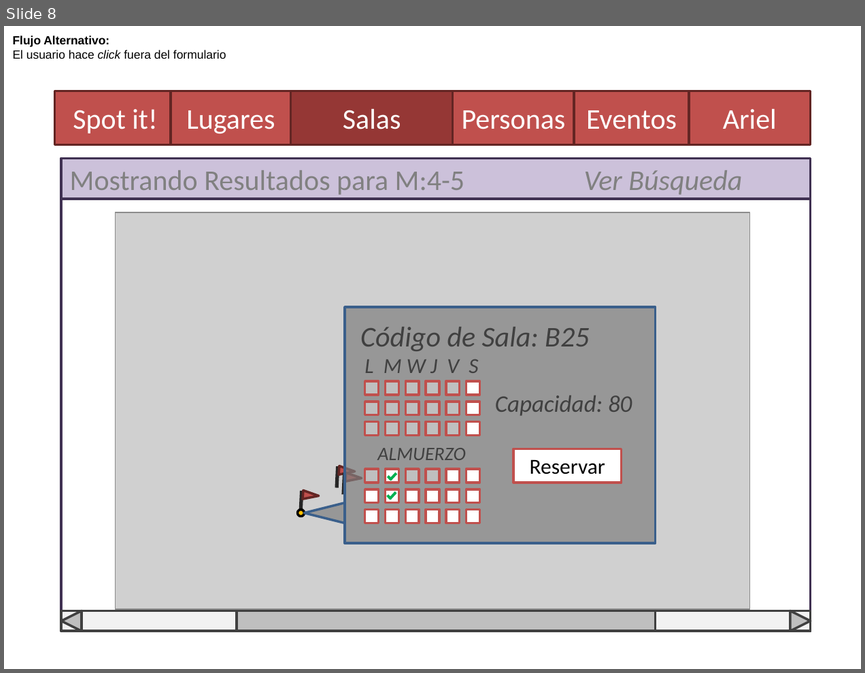
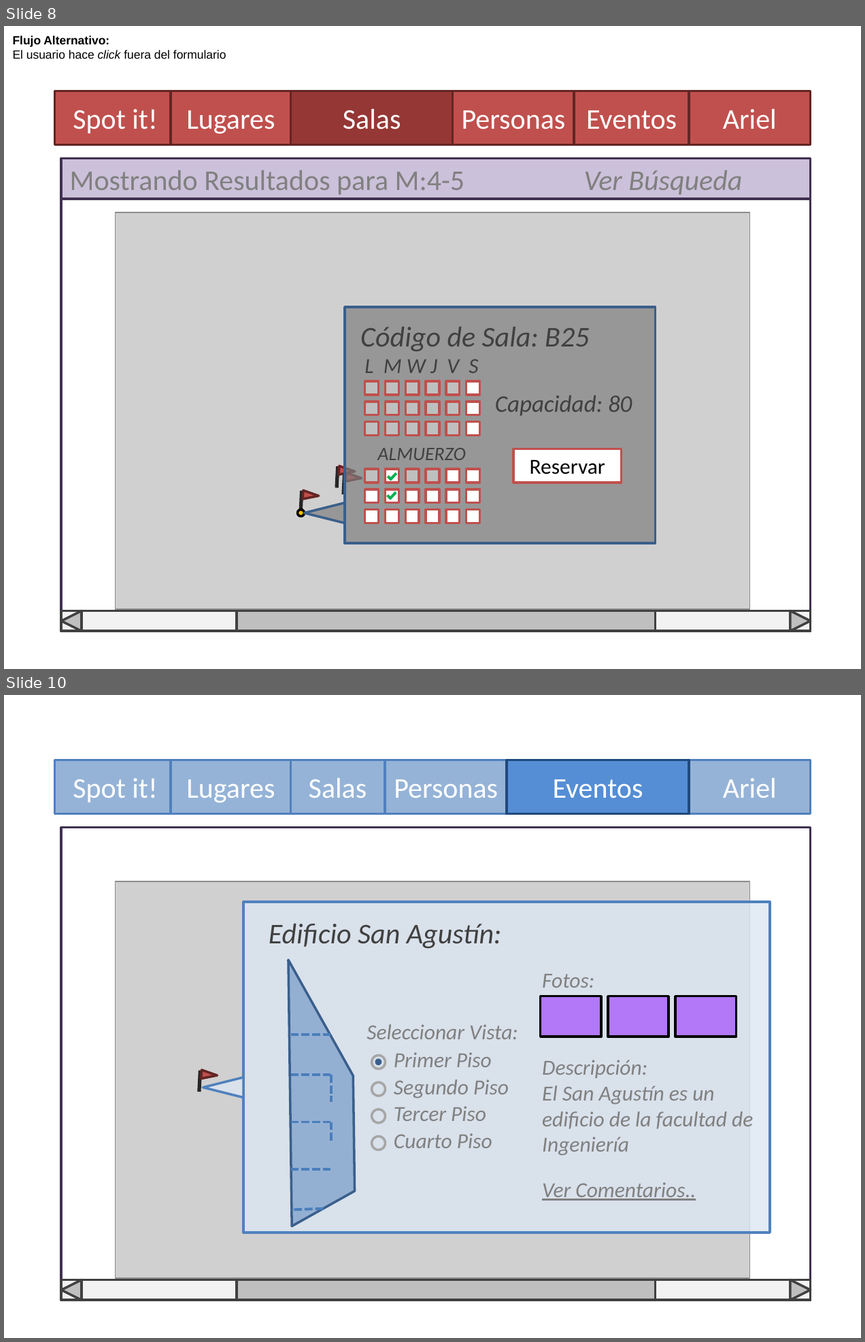
Before and after one commit to Ariel-Perez/Spot-It, a slide deck: Diseño/Spot it - Boceto de Interfaz.pptx. Shown one above the other, each under a label of ours: slide 8 before the commit, slides 8 and 10 after it; the slides between them are not shown. The pictures are 865x673 and 865x1342 pixels, drawn with LibreOffice and Linux fonts; fonts in the diff are those of the drawing; grey boxes stand for pictures. Boxes give left, top, right and bottom in pixels: in the first picture for what was removed or moved away, otherwise in the second. Text is boxed around its words. In the diff, an @@ line names an element or a change of style, - is before the commit and + after.

```diff
--- a/Diseño/Spot it - Boceto de Interfaz.pptx
+++ b/Diseño/Spot it - Boceto de Interfaz.pptx
@@ slide 10 added at <box>4,695,861,1338</box>, background #FFFFFF @@
@@ rectangle added at <box>54,760,176,814</box>, fill #95B3D7, outline #4F81BD 2 pt, 24 pt, text #FFFFFF @@
+Spot it!
@@ rectangle added at <box>61,760,810,813</box>, fill #FFFFFF, outline #4F81BD 2 pt @@
@@ rectangle added at <box>171,760,291,814</box>, fill #95B3D7, outline #4F81BD 2 pt, 24 pt, text #FFFFFF @@
+Lugares
@@ rectangle added at <box>291,760,384,814</box>, fill #95B3D7, outline #4F81BD 2 pt, 24 pt, text #FFFFFF @@
+Salas
@@ rectangle added at <box>385,760,507,814</box>, fill #95B3D7, outline #4F81BD 2 pt, 24 pt, text #FFFFFF @@
+Personas
@@ rectangle added at <box>507,760,689,814</box>, fill #558ED5, outline #1F497D 2 pt, 24 pt, text #FFFFFF @@
+Eventos
@@ rectangle added at <box>689,760,810,814</box>, fill #95B3D7, outline #4F81BD 2 pt, 24 pt, text #FFFFFF @@
+Ariel
@@ rectangle added at <box>61,828,810,1300</box>, fill #FFFFFF, outline #403152 2 pt, 44 pt, text #000000 @@
+MAPA
@@ picture added at <box>116,882,749,1278</box> @@
@@ line added from (201, 1070) to (199, 1091), #262626 3 pt @@
@@ triangle added at <box>201,1070,217,1079</box>, fill #C0504D, outline #632523 2 pt @@
@@ triangle added at <box>203,1076,243,1098</box>, fill #DCE6F2 at 80% opacity, outline #4F81BD 2 pt @@
@@ group added at <box>178,902,770,1232</box>: 9 texts, 7 lines, 5 ellipses, 4 rectangles, 1 diag stripe @@
+Edificio San Agustín:
+Segundo Piso
+Primer Piso
+Tercer Piso
+Cuarto Piso
+Seleccionar Vista:
+Fotos:
+Descripción:
+El San Agustín es un edificio de la facultad de Ingeniería
+Ver Comentarios..
@@ group added at <box>61,1279,810,1300</box>: 4 rectangles, 2 triangles @@
```
Also in this commit, not shown: 1 slide changed.
